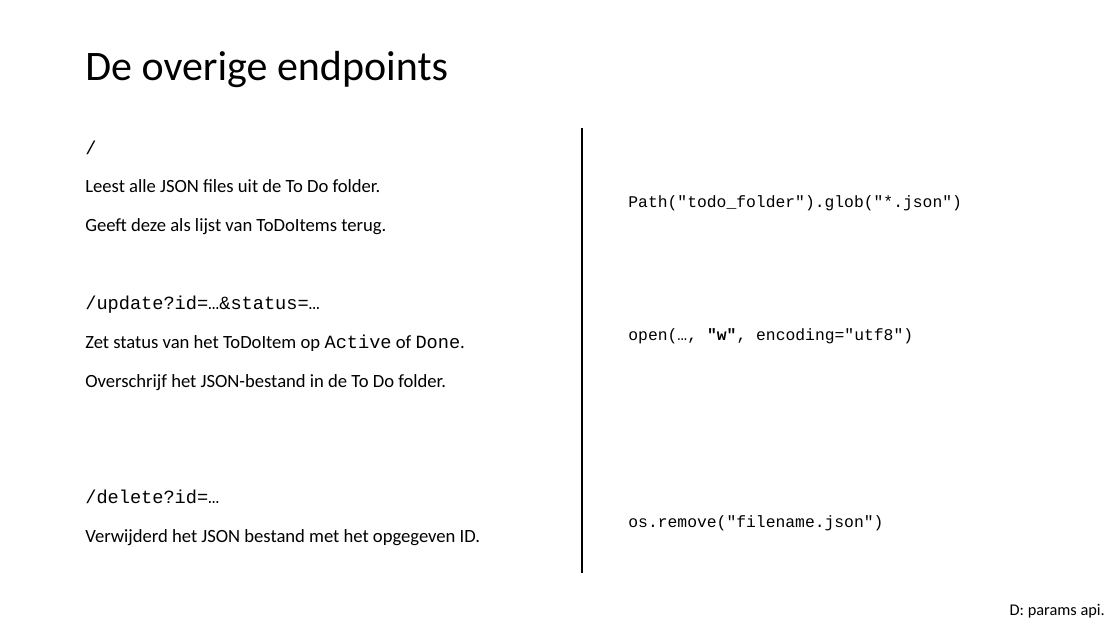
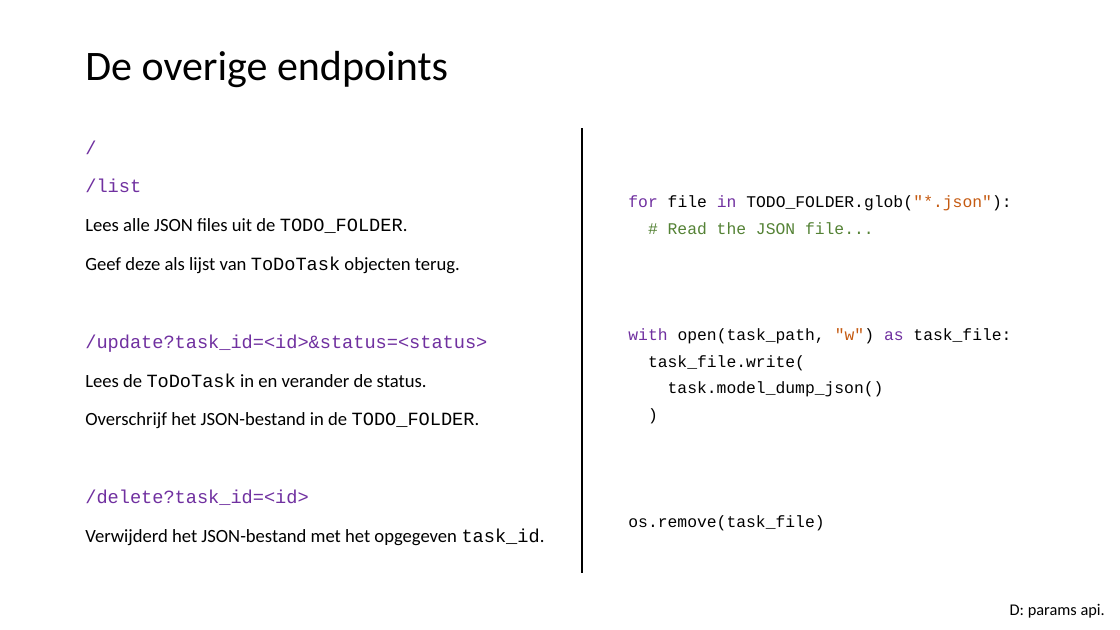
Before and after one commit to LFKoning/knowledge-sharing, a slide deck: slide 26 of python_course_4p/4_api_app/4_api_app.pptx (slide 24 before the commit). Drawn at 1120x630 pixels with LibreOffice and Linux fonts; fonts in the diff are those of the drawing. Boxes give left, top, right and bottom in pixels: in the first picture for what was removed or moved away, otherwise in the second. Text is boxed around its words. In the diff, an @@ line names an element or a change of style, - is before the commit and + after.

```diff
--- a/python_course_4p/4_api_app/4_api_app.pptx
+++ b/python_course_4p/4_api_app/4_api_app.pptx
@@ text "/" at [85, 179, 545, 546]: text colour #000000 to #7030A0 in "/" @@
@@ text at [85, 179, 545, 546]: text changed @@
-Leest alle JSON files uit de To Do folder.
-Geeft deze als lijst van ToDoItems terug.
-/update?id=…&status=…
-Zet status van het ToDoItem op Active of Done.
-Overschrijf het JSON-bestand in de To Do folder.
-/delete?id=…
-Verwijderd het JSON bestand met het opgegeven ID.
+/list
+Lees alle JSON files uit de TODO_FOLDER.
+Geef deze als lijst van ToDoTask objecten terug.
+/update?task_id=<id>&status=<status>
+Lees de ToDoTask in en verander de status.
+Overschrijf het JSON-bestand in de TODO_FOLDER.
+/delete?task_id=<id>
+Verwijderd het JSON-bestand met het opgegeven task_id.
@@ text at [628, 195, 1011, 531]: text changed @@
-Path("todo_folder").glob("*.json")
-open(…, "w", encoding="utf8")
-os.remove("filename.json")
+for file in TODO_FOLDER.glob("*.json"):
+# Read the JSON file...
+with open(task_path, "w") as task_file:
+task_file.write(
+task.model_dump_json()
+)
+os.remove(task_file)
```
Also in this commit, not shown: 14 other slides changed, 12 slides added, 2 slides removed, 16 other files.
